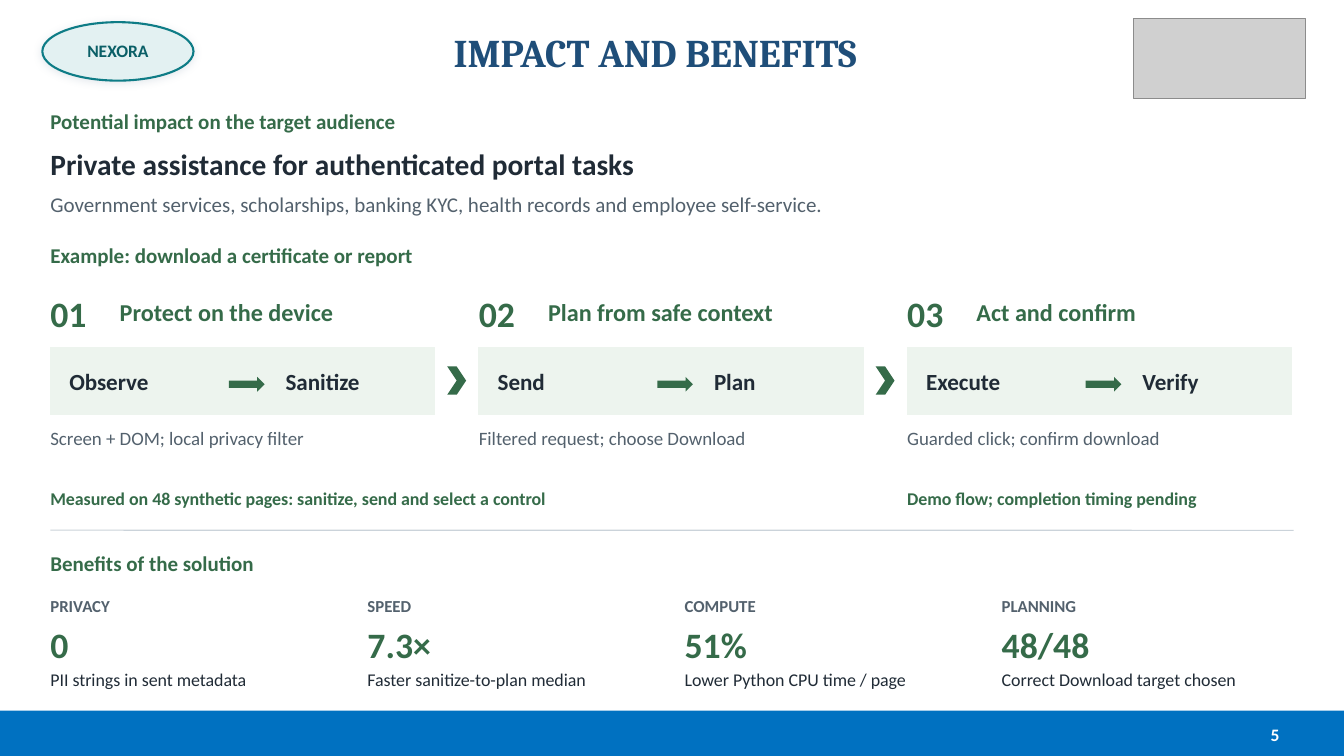
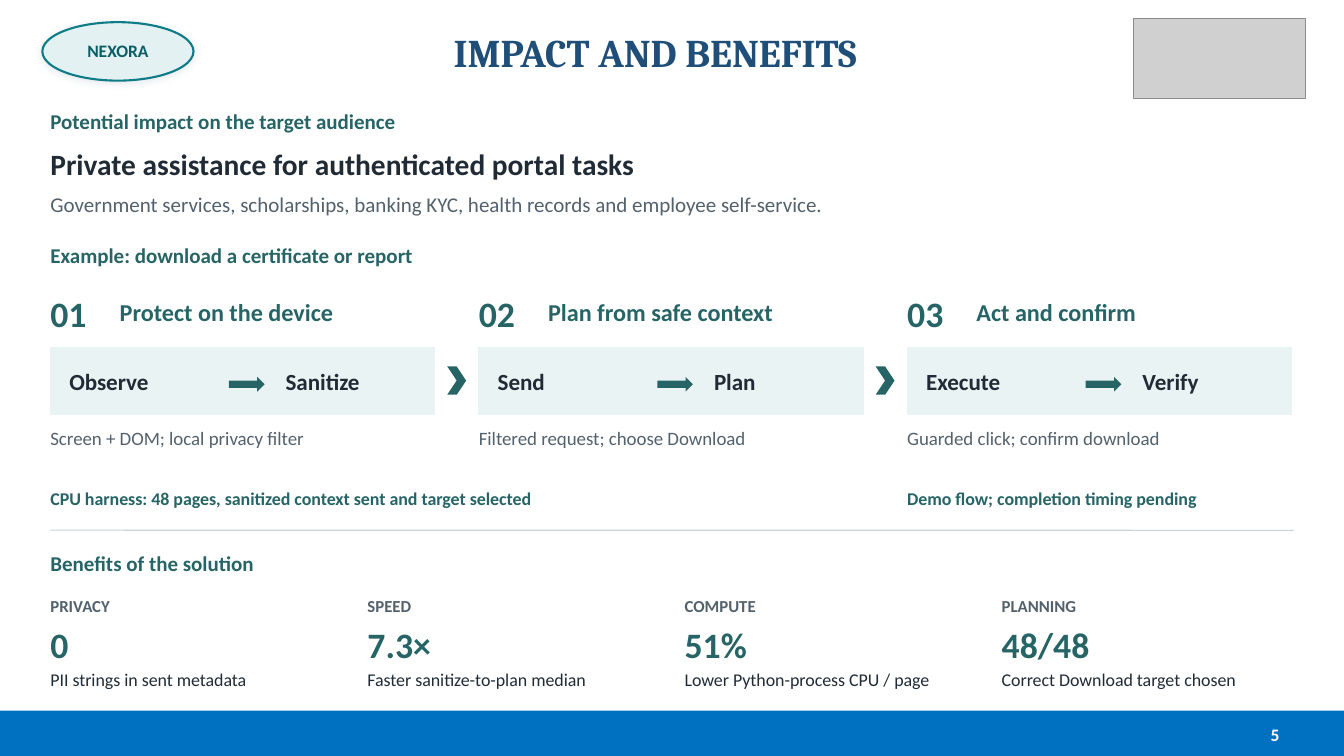
Before and after one commit to mynameisizhan-coder/AegisBrowse, a slide deck: slide 5 of deck/NEXORA_AegisBrowse_Deck.pptx. Drawn at 1344x756 pixels with LibreOffice and Linux fonts; fonts in the diff are those of the drawing; grey boxes stand for pictures. Boxes give left, top, right and bottom in pixels: in the first picture for what was removed or moved away, otherwise in the second. Text is boxed around its words. In the diff, an @@ line names an element or a change of style, - is before the commit and + after.

```diff
--- a/deck/NEXORA_AegisBrowse_Deck.pptx
+++ b/deck/NEXORA_AegisBrowse_Deck.pptx
@@ fill #EDF4EE to #EAF3F3; outline #EDF4EE 0.75 pt to #EAF3F3 0.75 pt in 3 elements at [50, 348, 435, 415], [479, 348, 863, 415], [907, 348, 1292, 415] @@
@@ fill #356B49 to #266466 in 5 elements at [229, 377, 264, 392], [448, 367, 467, 395], [657, 377, 693, 392], [876, 367, 895, 395], [1086, 377, 1121, 392] @@
@@ text at [50, 492, 531, 508]: text changed; text colour #356B49 to #266466 @@
-Measured on 48 synthetic pages: sanitize, send and select a control
+CPU harness: 48 pages, sanitized context sent and target selected
@@ text colour #356B49 to #266466 in 14 elements at [50, 114, 395, 133], [50, 248, 412, 267], [50, 303, 86, 328], [120, 304, 333, 321], [479, 303, 515, 328], [548, 304, 773, 321], [907, 303, 943, 328], [976, 304, 1136, 321], [907, 492, 1196, 508], [50, 556, 254, 571], [50, 634, 68, 659], [367, 634, 431, 659], [685, 633, 747, 659], [1002, 633, 1090, 660] @@
@@ text at [685, 673, 929, 689]: text changed @@
-Lower Python CPU time / page
+Lower Python-process CPU / page
```
Also in this commit, not shown: 4 other slides changed, 8 other files.
